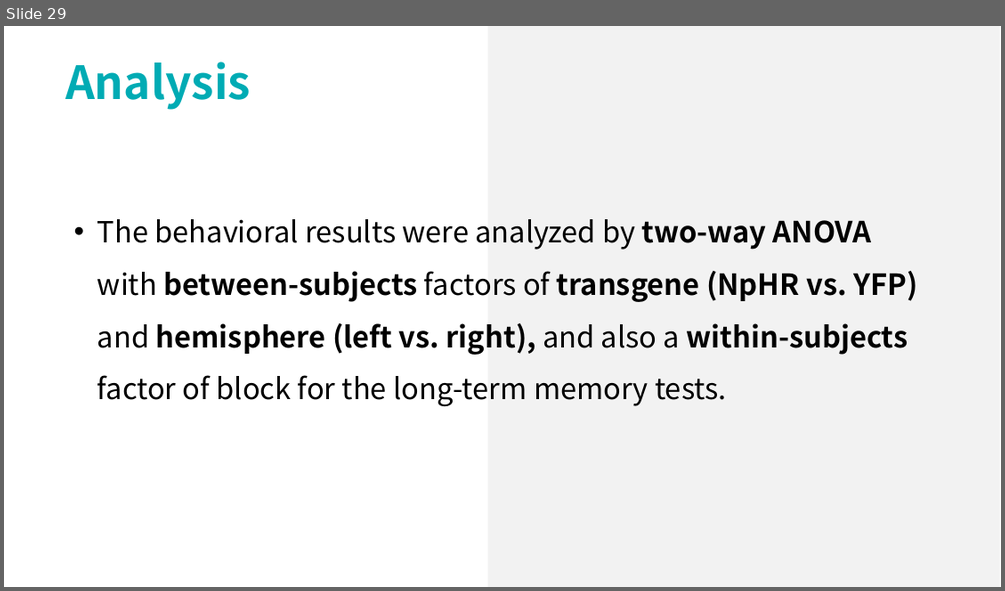
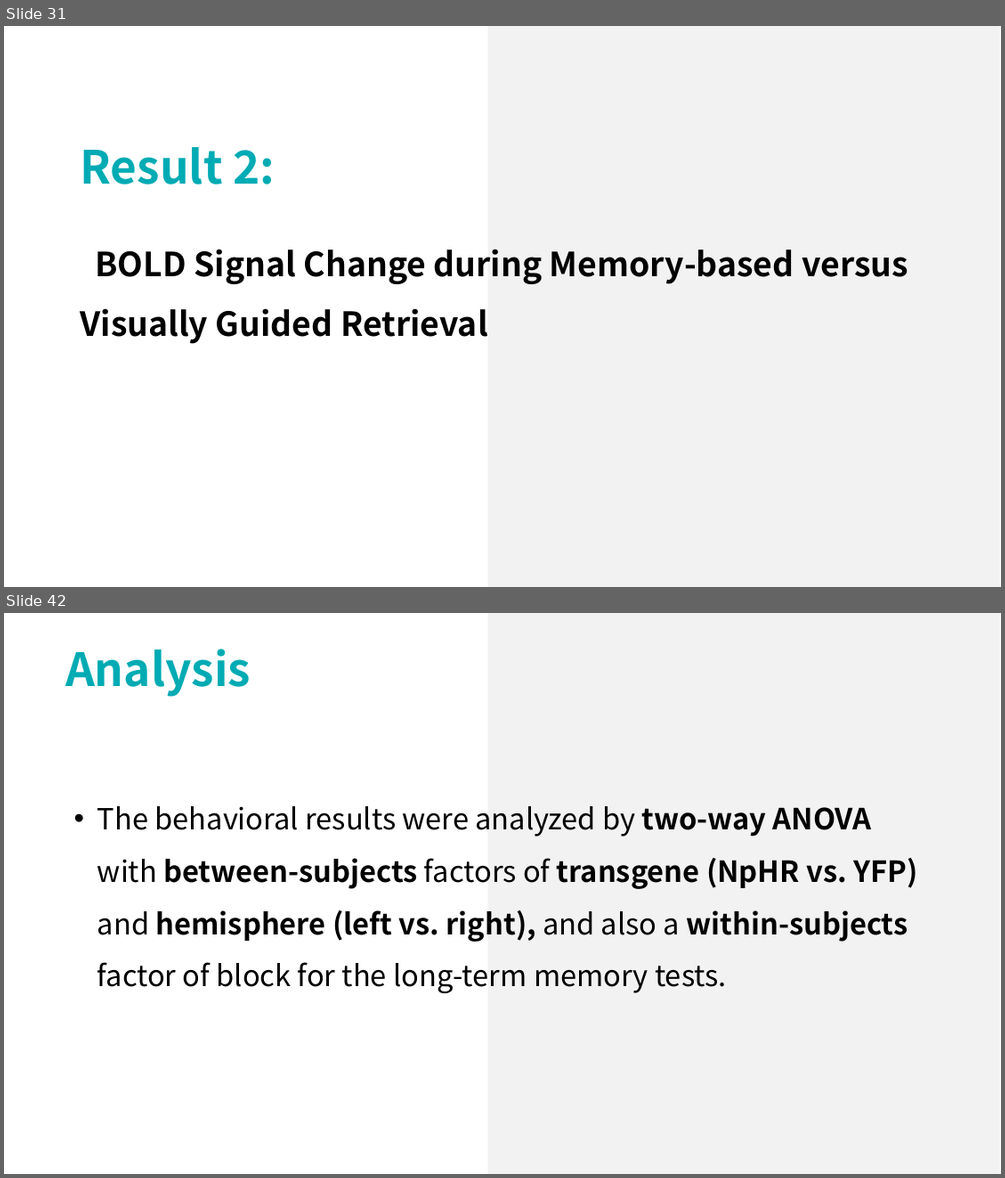
Before and after one commit to lsyoath/sheepy, a slide deck: Event/Lateralization.pptx. Shown one above the other, each under a label of ours: slide 29 before the commit, slides 31 and 42 after it; the slides between them are not shown. The pictures are 1005x591 and 1005x1178 pixels, drawn with LibreOffice and Linux fonts; fonts in the diff are those of the drawing. Boxes give left, top, right and bottom in pixels: in the first picture for what was removed or moved away, otherwise in the second. Text is boxed around its words. In the diff, an @@ line names an element or a change of style, - is before the commit and + after.

```diff
--- a/Event/Lateralization.pptx
+++ b/Event/Lateralization.pptx
@@ slide 31 added at box(4, 26, 1001, 587), background #FFFFFF @@
@@ rectangle added at box(488, 26, 1000, 587), fill #F2F2F2 @@
@@ text added at box(81, 147, 275, 184), 44 pt, text #00ABB4, bold @@
+Result 2:
@@ text added at box(81, 248, 908, 344), 32 pt, text #000000, bold @@
+BOLD Signal Change during Memory-based versus Visually Guided Retrieval
@@ what was slide 29 is now slide 42 @@
```
Also in this commit, not shown: 1 slide changed, 21 other slides added, 10 slides removed.
